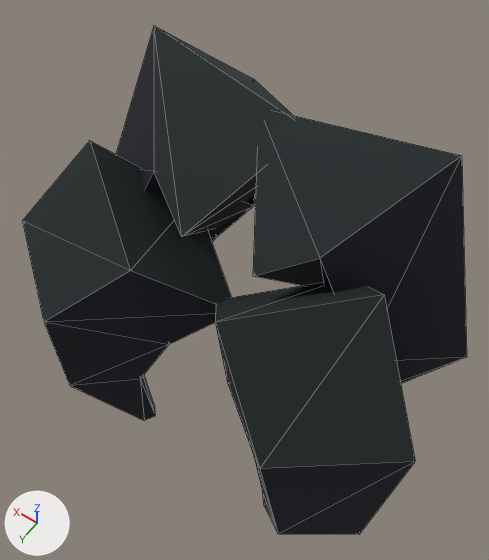
One commit to the glTF model assets/exports/world_kit/wk_hair_cropped_v01.glb: the scene before it, then after it.
Rendered twice from a 50 mm lens placed at (-0.194, 0.302, 0.515), pointed at (0.008, 0.019, 0.071). The lights are fixed; the arrows at lower left show +X, +Y and +Z. The first picture is the older version. Mesh edges are drawn as thin lines.

Script lines for the objects in view, before the commit:
```python
me_geo_hair_cropped_01 = bpy.data.meshes.new('GEO_Hair_cropped_01')
me_geo_hair_cropped_01.from_pydata(...)  # 16 vertices, 28 faces; spans x -0.174..0.021, y -0.095..0.064, z -0.012..0.241
me_geo_hair_cropped_01.materials.append(mat_mat_wk_hair)
me_geo_hair_cropped_02 = bpy.data.meshes.new('GEO_Hair_cropped_02')
me_geo_hair_cropped_02.from_pydata(...)  # 16 vertices, 28 faces; spans x -0.021..0.174, y -0.095..0.064, z -0.012..0.241
me_geo_hair_cropped_02.materials.append(mat_mat_wk_hair)
me_geo_hair_cropped_03 = bpy.data.meshes.new('GEO_Hair_cropped_03')
me_geo_hair_cropped_03.from_pydata(...)  # 16 vertices, 28 faces; spans x -0.18..0.01, y -0.003..0.153, z -0.129..0.189
me_geo_hair_cropped_03.materials.append(mat_mat_wk_hair)
ob_geo_hair_cropped_01 = bpy.data.objects.new('GEO_Hair_cropped_01', me_geo_hair_cropped_01)
ob_geo_hair_cropped_01.location = (0.0, 0.0, 0.0)
ob_geo_hair_cropped_02 = bpy.data.objects.new('GEO_Hair_cropped_02', me_geo_hair_cropped_02)
ob_geo_hair_cropped_02.location = (0.0, 0.0, 0.0)
ob_geo_hair_cropped_03 = bpy.data.objects.new('GEO_Hair_cropped_03', me_geo_hair_cropped_03)
ob_geo_hair_cropped_03.location = (0.0, 0.0, 0.0)
# also in view: 'GEO_Hair_cropped_04' at (0.085, 0.075, 0.03)
```
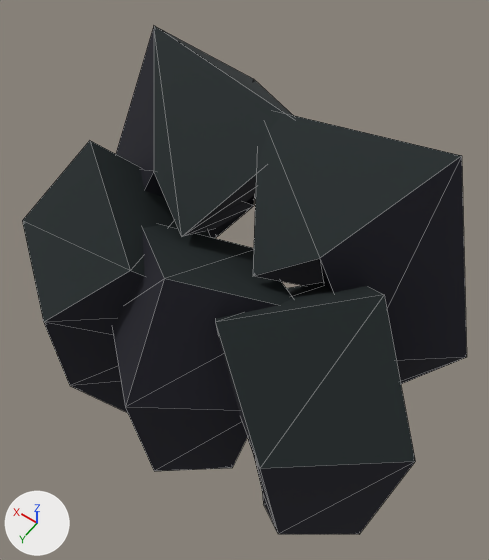
The change, as JSON lines over the scene's bpy script:
```json
{"op": "add", "block": "me_geo_hair_cropped_05", "code": ["me_geo_hair_cropped_05 = bpy.data.meshes.new('GEO_Hair_cropped_05')", "me_geo_hair_cropped_05.from_pydata(...)  # 16 vertices, 28 faces; spans x -0.072..0.072, y 0.013..0.172, z -0.132..0.18", "me_geo_hair_cropped_05.materials.append(mat_mat_wk_hair)"]}
{"op": "add", "block": "ob_geo_hair_cropped_05", "code": ["ob_geo_hair_cropped_05 = bpy.data.objects.new('GEO_Hair_cropped_05', me_geo_hair_cropped_05)", "ob_geo_hair_cropped_05.location = (0.0, 0.0, 0.0)"]}
```

Pixel boxes (x1, y1, x2, y2) of what changed, in the pictures (489 x 560 px):
```json
{"object": "GEO_Hair_cropped_05", "change": "added", "after": [112, 225, 293, 471]}
```
